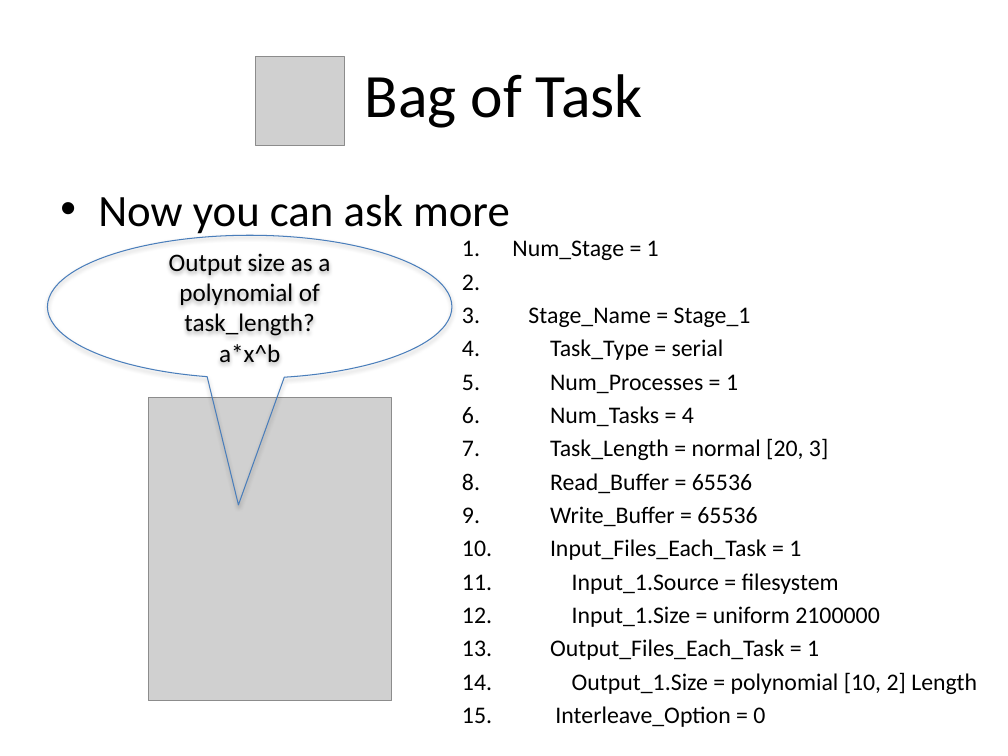
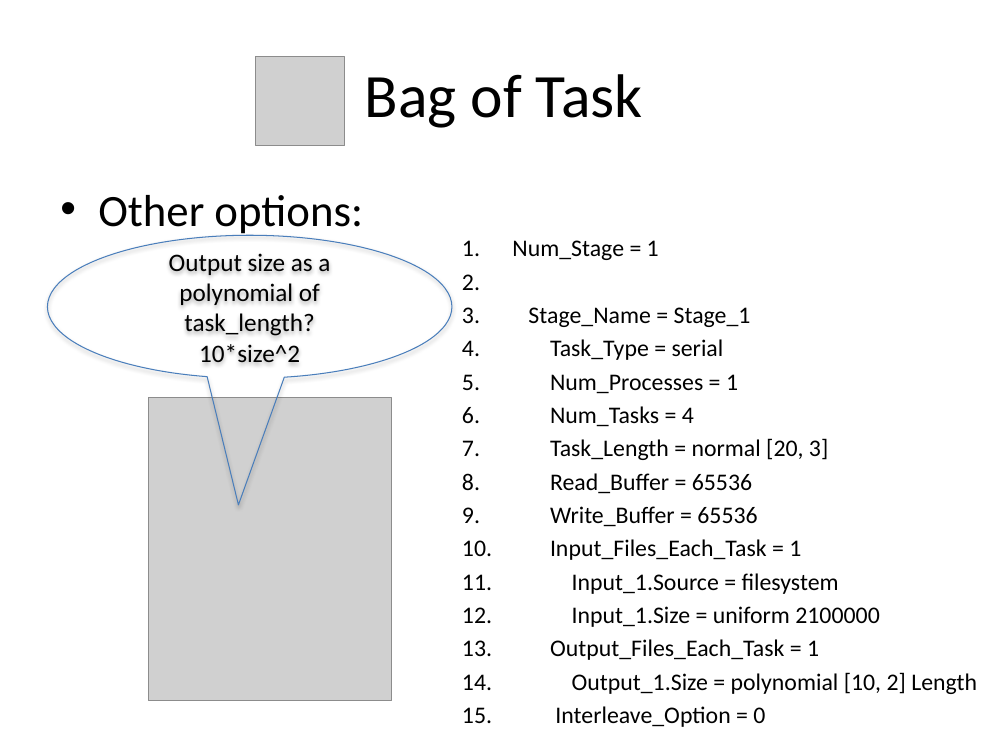
Before and after one commit to applicationskeleton/Skeleton, a slide deck: slide 13 of tutorial/skeleton-tutorial.pptx (slide 8 before the commit). Drawn at 1008x756 pixels with LibreOffice and Linux fonts; fonts in the diff are those of the drawing; grey boxes stand for pictures. Boxes give left, top, right and bottom in pixels: in the first picture for what was removed or moved away, otherwise in the second. Text is boxed around its words. In the diff, an @@ line names an element or a change of style, - is before the commit and + after.

```diff
--- a/tutorial/skeleton-tutorial.pptx
+++ b/tutorial/skeleton-tutorial.pptx
@@ text at [98, 195, 363, 238]: text changed @@
-• Now you can ask more
+• Other options:
@@ text in speech bubble at [199, 344, 300, 363]: text changed @@
-a*x^b
+10*size^2
```
Also in this commit, not shown: 10 other slides changed, 5 slides added, 1 other file.
